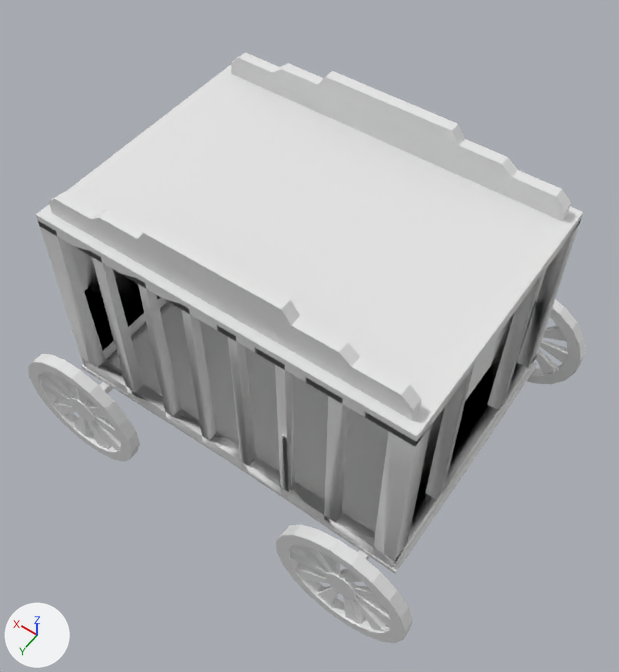
Renders of the FBX model Assets/Individual Folders/Lenni/elainhakki.fbx from each side of a commit.
Before and after are seen from a camera (50 mm lens) standing at (-3.28, 4.59, 8.57) and looking at (-0.16, 0.23, 1.71). Every picture has the same lights, and +X, +Y and +Z are marked at lower left. Where no turn or scale is listed for an object, it has been applied to the vertices.

Script lines for the objects in view, before the commit:
```python
mat_material_006 = principled_material('Material.006')
mat_material_006.base_color = (0.8, 0.8, 0.8)  # white #e7e7e7
me_hattarakone = bpy.data.meshes.new('hattarakone')
me_hattarakone.from_pydata(...)  # 2052 vertices, 2224 faces; spans x -801.0..801.0, y -1250.0..0.0, z -575.0..575.0
me_hattarakone.materials.append(mat_material_006)  # white #e7e7e7
ob_renkaat = bpy.data.objects.new('renkaat', me_hattarakone)
ob_renkaat.location = (0.0, 0.0, 0.0)
ob_renkaat.rotation_euler = (1.571, 0.0, 0.0)  # degrees (90, 0, 0)
ob_renkaat.scale = (-0.00303, -0.00288, -0.00335)
```
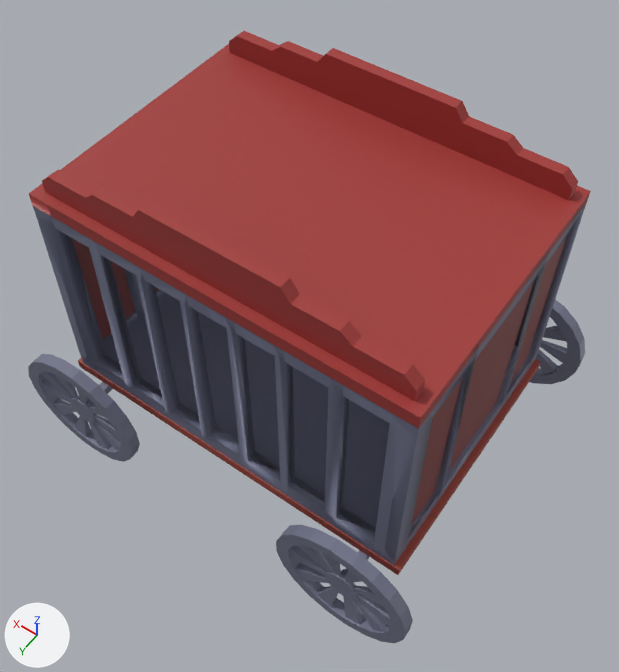
The newer file is also turned or shifted as a whole; pictures and numbers use the older file's frame.

Boxes [x1, y1, x2, y2] around the edits, measured in the pictures (619 x 672 px):
```json
{"object": "renkaat", "change": "recoloured", "before": [28, 52, 585, 643], "after": [28, 52, 585, 643]}
{"object": "häkki yläosa", "change": "added", "after": [29, 31, 591, 429], "on screen": "red"}
{"object": "häkki", "change": "added", "after": [33, 205, 586, 565], "on screen": "blue"}
{"object": "häkki sivut", "change": "added", "after": [72, 237, 567, 525]}
{"object": "alusta", "change": "added", "after": [78, 358, 541, 575], "on screen": "red"}
{"part": 1, "of": "me_hattarakone", "change": "deleted", "before": [36, 52, 583, 568]}
{"part": 2, "of": "me_hattarakone", "change": "cut back", "before": [82, 362, 537, 574]}
```

Scene script edits in JSON lines:
```json
{"op": "set", "path": "mat_material_006.base_color", "old": "(0.8, 0.8, 0.8)", "new": "(0.178, 0.184, 0.266)", "note": "white #e7e7e7 -> blue #75778d"}
{"op": "add", "block": "mat_material_002", "code": ["mat_material_002 = principled_material('Material.002')", "mat_material_002.base_color = (0.162, 0.172, 0.26)  # blue #70738b"]}
{"op": "add", "block": "mat_material_003", "code": ["mat_material_003 = principled_material('Material.003')", "mat_material_003.base_color = (0.212, 0.0369, 0.0358)  # red #7f3635"]}
{"op": "add", "block": "mat_material_001", "code": ["mat_material_001 = principled_material('Material.001')", "mat_material_001.base_color = (0.361, 0.0408, 0.0368)  # red #a23936"]}
{"op": "add", "block": "mat_material_004", "code": ["mat_material_004 = principled_material('Material.004')", "mat_material_004.base_color = (0.352, 0.0578, 0.0382)  # red #a04437"]}
{"block": "me_hattarakone", "where": "# used by ob_renkaat; location = (0.0, 0.0, 0.0); rotation_euler = (1.571, 0.0, 0.0), in degrees (90, 0, 0); scale = (-0.00303, -0.00288, -0.00335)"}
{"op": "remove", "block": "me_hattarakone", "code": "me_hattarakone.from_pydata(...)  # 2052 vertices, 2224 faces; spans x -801.0..801.0, y -1250.0..0.0, z -575.0..575.0"}
{"op": "add", "block": "me_hattarakone", "code": "me_hattarakone.from_pydata(...)  # 1336 vertices, 1404 faces; spans x -801.0..801.0, y -509.0..0.0, z -575.0..575.0"}
{"block": "me_hattarakone", "change": "me_hattarakone part 1: the loose piece of 662 vertices spanning x -666.0..666.0, y -1250.0..-294.0, z -441.0..441.0 is deleted"}
{"block": "me_hattarakone", "change": "me_hattarakone part 2"}
{"block": "me_hattarakone", "change": "54 vertices are removed from x -681.0..681.0, y -291.0..-269.0, z -445.0..445.0"}
{"block": "me_hattarakone", "change": "68 faces are deleted"}
{"block": "me_hattarakone", "change": "4 new faces join them"}
{"op": "add", "block": "me_cube_001", "code": ["me_cube_001 = bpy.data.meshes.new('Cube.001')", "me_cube_001.from_pydata(...)  # 731 vertices, 858 faces; spans x -2.02..2.02, y -1.48..1.48, z 0.79..3.14", "me_cube_001.materials.append(mat_material_002)  # blue #70738b"]}
{"op": "add", "block": "me_cube", "code": ["me_cube = bpy.data.meshes.new('Cube')", "me_cube.from_pydata(...)  # a box spanning x -1.98..-1.91, y -1.26..1.36, z 0.97..3.02; a box spanning x 1.92..1.99, y -1.35..1.26, z 0.97..3.03", "me_cube.materials.append(mat_material_003)  # red #7f3635"]}
{"op": "add", "block": "me_cube_007", "code": ["me_cube_007 = bpy.data.meshes.new('Cube.007')", "me_cube_007.from_pydata(...)  # 379 vertices, 349 faces; spans x -2.0..2.0, y -1.45..1.45, z 3.14..3.73", "me_cube_007.materials.append(mat_material_001)  # red #a23936"]}
{"op": "add", "block": "me_cube_002", "code": ["me_cube_002 = bpy.data.meshes.new('Cube.002')", "me_cube_002.from_pydata(...)  # a box spanning x -2.09..2.09, y -1.47..1.49, z 0.67..0.79", "me_cube_002.materials.append(mat_material_004)  # red #a04437"]}
{"op": "add", "block": "ob_häkki", "code": ["ob_häkki = bpy.data.objects.new('häkki', me_cube_001)", "ob_häkki.location = (0.0, 0.0, 0.12)"]}
{"op": "add", "block": "ob_häkki_sivut", "code": ["ob_häkki_sivut = bpy.data.objects.new('häkki sivut', me_cube)", "ob_häkki_sivut.location = (0.0, 0.0, 0.12)"]}
{"op": "add", "block": "ob_häkki_yläosa", "code": ["ob_häkki_yläosa = bpy.data.objects.new('häkki yläosa', me_cube_007)", "ob_häkki_yläosa.location = (0.0, 0.0, 0.12)"]}
{"op": "add", "block": "ob_alusta", "code": ["ob_alusta = bpy.data.objects.new('alusta', me_cube_002)", "ob_alusta.location = (0.0, 0.0, 0.12)"]}
```
